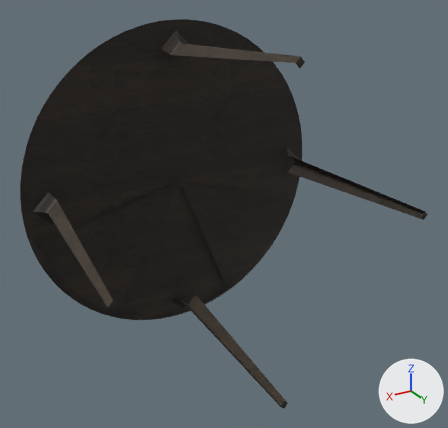
Before and after pictures for a commit that changed the OBJ model tokenhsi/data/dataset_dynamic_objects/train/Table_Circle/d673e433-609f-4f69-8a08-780a89795757/original_geom/mesh.obj.
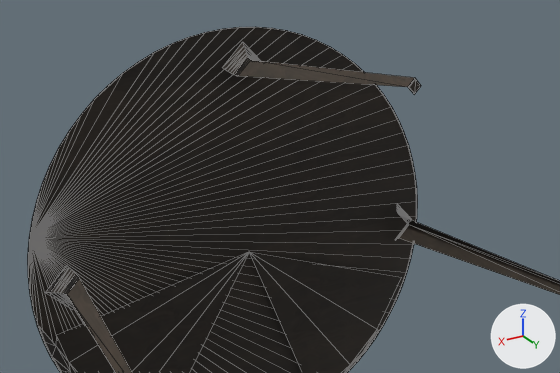
The first picture shows the older version from a camera (50 mm lens) standing at (0.576, 0.949, 0.473) and looking at (0.006, -0.002, -0.003). The close-ups show both versions on the part from 0% to 91% of the width and 0% to 63% of the height of that picture. Arrows for +X, +Y and +Z are at lower right; the lights stay in place. The close-ups show mesh edges as thin lines. Where no turn or scale is listed for an object, it has been applied to the vertices. Vertices at the same position are counted once.
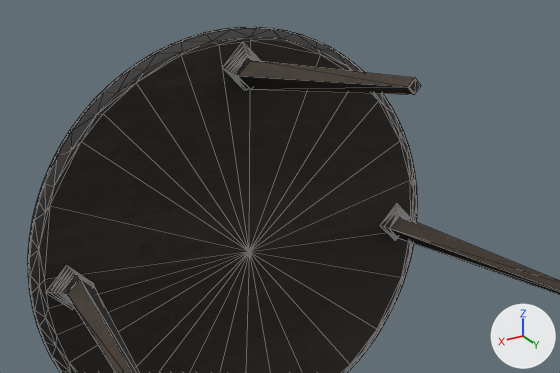
Location of each change, (x1, y1, x2, y2) in pixels of the close-ups (560 x 373 px):
part 1 of me_mesh, added (black): after (28, 27, 560, 373)

The change, as a diff of the scene's bpy script:
```diff
--- a/tokenhsi/data/dataset_dynamic_objects/train/Table_Circle/d673e433-609f-4f69-8a08-780a89795757/original_geom/mesh.obj.py
+++ b/tokenhsi/data/dataset_dynamic_objects/train/Table_Circle/d673e433-609f-4f69-8a08-780a89795757/original_geom/mesh.obj.py
@@ me_mesh @@
 # used by ob_mesh; location = (0.0, 0.0, 0.0)
-me_mesh.from_pydata(...)  # 712 vertices, 1229 faces; spans x -0.341..0.341, y -0.208..0.208, z -0.341..0.341
+me_mesh.from_pydata(...)  # 824 vertices, 1620 faces; spans x -0.341..0.341, y -0.208..0.208, z -0.341..0.341
+# me_mesh part 1
+# 97 vertices are added at x -0.339..0.339, y -0.205..-0.174, z -0.329..0.339
+# 8 new vertices lie (0.009, 0.0, -0.009) away from vertices in x -0.317..-0.009, y 0.207, z 0.009..0.317
+# 7 new vertices lie (-0.009, 0.0, 0.009) away from vertices in x 0.009..0.317, y 0.207, z -0.317..-0.009
+# 391 new faces join them
 me_mesh.materials.append(mat_material_0)
```
